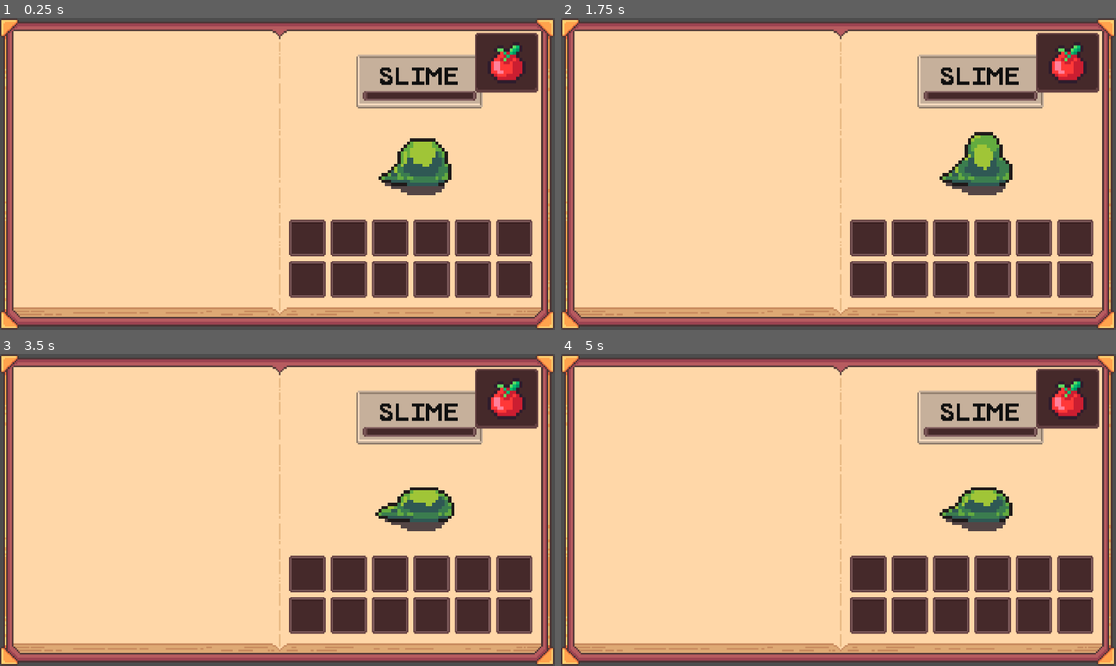
Above: before the commit, frames 1-4 (two rows, left to right).
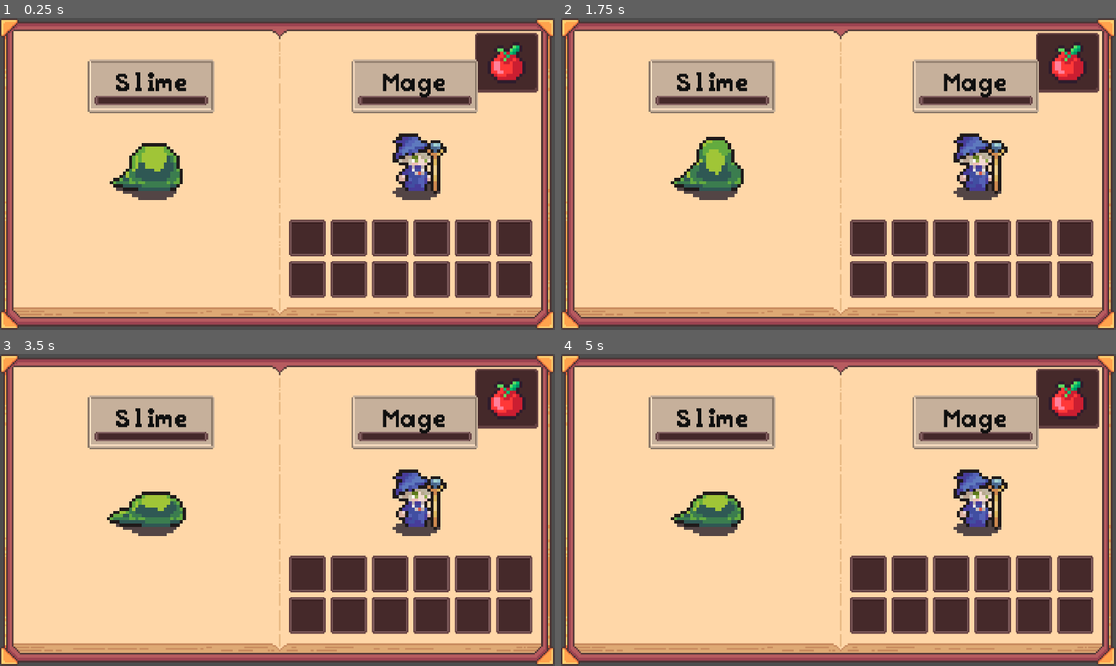
Above: after the commit, the same moments.

Repository: Blortlett/GodotIdle
Game: Godot game, scene res://Scenes/GuiNode.tscn
The game is run twice, just before and just after one commit, with the same random seed, the same clock (stepped at 60 frames per second) and the same inputs.
Inputs (mouse positions are in pixels of both pictures, inside the frame that each line leads up to):
- Up to frame 1 (0.25 s): no input
- Up to frame 2 (1.75 s): click (1066, 61) at 0.5 s; click (1066, 61) at 1.25 s
- Up to frame 3 (3.5 s): click (505, 397) at 2 s
- Up to frame 4 (5 s): no input

The runs differ from the first frame. In frame 1, 10% of the frame differs, in the area x 15-87%, y 11-59%; in frame 2, 10%; in frame 3, 9.8%; in frame 4, 9.6%.

Commit message:
Added a character registry, can add active player&enemy characters

Diff:
--- /dev/null
+++ b/Character/Characters/rMage.tres
@@ -0,0 +1,17 @@
+[gd_resource type="Resource" script_class="Character" load_steps=3 format=3 uid="uid://croc7fprjc5ic"]
+
+[ext_resource type="SpriteFrames" uid="uid://p1na7ynjh28j" path="res://Character/Sprites/GoodGuys/sprfMage.tres" id="1_crnpi"]
+[ext_resource type="Script" uid="uid://dhdrxna4ooxij" path="res://Character/scrCharacter.gd" id="2_y6vo5"]
+
+[resource]
+script = ExtResource("2_y6vo5")
+Name = "Mage"
+Alliance = 0
+Sprite = ExtResource("1_crnpi")
+Health = 80.0
+Damage = 2.0
+MagicDamage = 12.0
+Defense = 2.0
+MagicDefense = 10.0
+AttackSpeed = 1.5
+metadata/_custom_type_script = "uid://dhdrxna4ooxij"
--- /dev/null
+++ b/Character/Characters/rOrc.tres
@@ -0,0 +1,17 @@
+[gd_resource type="Resource" script_class="Character" load_steps=3 format=3 uid="uid://swafbebokb5g"]
+
+[ext_resource type="SpriteFrames" uid="uid://d083ct0xwgi6" path="res://Character/Sprites/BadGuys/sprfOrc.tres" id="1_4q431"]
+[ext_resource type="Script" uid="uid://dhdrxna4ooxij" path="res://Character/scrCharacter.gd" id="2_cktqm"]
+
+[resource]
+script = ExtResource("2_cktqm")
+Name = "Orc"
+Alliance = 1
+Sprite = ExtResource("1_4q431")
+Health = 150.0
+Damage = 19.0
+MagicDamage = 0.0
+Defense = 8.0
+MagicDefense = 0.0
+AttackSpeed = 1.1
+metadata/_custom_type_script = "uid://dhdrxna4ooxij"
--- /dev/null
+++ b/Character/Characters/rRanger.tres
@@ -0,0 +1,17 @@
+[gd_resource type="Resource" script_class="Character" load_steps=3 format=3 uid="uid://dg3s05hoirm13"]
+
+[ext_resource type="SpriteFrames" uid="uid://bqcrmjx5wggrq" path="res://Character/Sprites/GoodGuys/sprfRanger.tres" id="1_r4blx"]
+[ext_resource type="Script" uid="uid://dhdrxna4ooxij" path="res://Character/scrCharacter.gd" id="2_rnd26"]
+
+[resource]
+script = ExtResource("2_rnd26")
+Name = "Ranger"
+Alliance = 0
+Sprite = ExtResource("1_r4blx")
+Health = 80.0
+Damage = 7.0
+MagicDamage = 4.0
+Defense = 4.0
+MagicDefense = 4.0
+AttackSpeed = 0.8
+metadata/_custom_type_script = "uid://dhdrxna4ooxij"
--- /dev/null
+++ b/Character/Characters/rSkeleton.tres
@@ -0,0 +1,17 @@
+[gd_resource type="Resource" script_class="Character" load_steps=3 format=3 uid="uid://bpgn4u4gf56w"]
+
+[ext_resource type="SpriteFrames" uid="uid://77nb86i1fech" path="res://Character/Sprites/BadGuys/sprfSkeleton.tres" id="1_hj4dg"]
+[ext_resource type="Script" uid="uid://dhdrxna4ooxij" path="res://Character/scrCharacter.gd" id="2_vbpxy"]
+
+[resource]
+script = ExtResource("2_vbpxy")
+Name = "Skeleton"
+Alliance = 1
+Sprite = ExtResource("1_hj4dg")
+Health = 80.0
+Damage = 12.0
+MagicDamage = 4.0
+Defense = 4.0
+MagicDefense = 2.0
+AttackSpeed = 1.4
+metadata/_custom_type_script = "uid://dhdrxna4ooxij"
--- /dev/null
+++ b/Character/Characters/rSlime.tres
@@ -0,0 +1,17 @@
+[gd_resource type="Resource" script_class="Character" load_steps=3 format=3 uid="uid://bhdvldq5o1m0l"]
+
+[ext_resource type="SpriteFrames" uid="uid://ck6sjg3apgjg1" path="res://Character/Sprites/BadGuys/sprfSlime.tres" id="1_6jh3b"]
+[ext_resource type="Script" uid="uid://dhdrxna4ooxij" path="res://Character/scrCharacter.gd" id="2_uoh5h"]
+
+[resource]
+script = ExtResource("2_uoh5h")
+Name = "Slime"
+Alliance = 1
+Sprite = ExtResource("1_6jh3b")
+Health = 30.0
+Damage = 4.0
+MagicDamage = 4.0
+Defense = 1.0
+MagicDefense = 2.0
+AttackSpeed = 1.3
+metadata/_custom_type_script = "uid://dhdrxna4ooxij"
--- /dev/null
+++ b/Character/Characters/rWarrior.tres
@@ -0,0 +1,17 @@
+[gd_resource type="Resource" script_class="Character" load_steps=3 format=3 uid="uid://ckcfd0biiasvc"]
+
+[ext_resource type="SpriteFrames" uid="uid://cfnav5y7dpyq4" path="res://Character/Sprites/GoodGuys/sprfWarrior.tres" id="1_fggq8"]
+[ext_resource type="Script" uid="uid://dhdrxna4ooxij" path="res://Character/scrCharacter.gd" id="2_qd3sn"]
+
+[resource]
+script = ExtResource("2_qd3sn")
+Name = "Warrior"
+Alliance = 0
+Sprite = ExtResource("1_fggq8")
+Health = 110.0
+Damage = 9.0
+MagicDamage = 0.0
+Defense = 11.0
+MagicDefense = 0.0
+AttackSpeed = 0.9
+metadata/_custom_type_script = "uid://dhdrxna4ooxij"
--- a/Character/UI/scrCharacterDisplayUI.gd
+++ b/Character/UI/scrCharacterDisplayUI.gd
@@ -1,5 +1,17 @@
-extends Node
+extends Control
 
-@export var mDisplaySprite: AnimatedSprite2D;
+class_name CharacterDisplay;
 
-func SetDisplaySprite()
+var IsDisplaying: bool = false;
+var CurrentCharacter: Character;
+
+@export var CreatureSpriteDisplay: Control;
+@export var CreatureInfoPanel: Control;
+@export var DisplaySprite: AnimatedSprite2D;
+@export var CreatureNameDisplay: Label;
+
+
+func SetCharacter(_Character: Character) -> void:
+	CurrentCharacter = _Character;
+	DisplaySprite.sprite_frames = _Character.Sprite;
+	CreatureNameDisplay.text = _Character.Name;
--- a/Character/scrCharacter.gd
+++ b/Character/scrCharacter.gd
@@ -1,83 +1,29 @@
-extends Node
+extends Resource
 
 class_name Character
-
-enum Faction
+enum AllianceType
 {
-	ALLIANCE,
-	HORDE
+	Alliance,
+	Horde
 }
 
-enum CharacterType
-{
-	WARRIOR,
-	ROGUE,
-	MAGE
-}
+# Name and Descriptions
+@export var Name: String = "";
+@export var Alliance: AllianceType;
+@export var Sprite: SpriteFrames;
 
-var mHP: float;
-var mAttackDmg: float;
-var mMagicAttackDmg: float;
-var mDefense: float;
-var mMagicDefense: float;
-var mSprite: SpriteFrames;
-var mCharacterType: CharacterType;
-var mFaction: Faction;
 
-# -= Heroes =-
+@export var Health: float;
+@export var Damage: float;
+@export var MagicDamage: float;
+@export var Defense: float;
+@export var MagicDefense: float;
+@export var AttackSpeed : float;
 
-class Warrior extends Character:
-		func _ready():
-			mHP = 100;
-			mAttackDmg = 13;
-			mMagicAttackDmg = 0;
-			mDefense = 8;
-			mMagicDefense = 3;
-			mSprite = load("res://Character/Sprites/GoodGuys/sprfWarrior.tres") as SpriteFrames;
-			mCharacterType = CharacterType.WARRIOR;
-			mFaction = Faction.ALLIANCE;
+var CharacterID: int;
+var CurrentHealth: float;
 
-class Ranger extends Character:
-		func _ready():
-			mHP = 80;
-			mAttackDmg = 8;
-			mMagicAttackDmg = 5;
-			mDefense = 5;
-			mMagicDefense = 4;
-			mSprite = load("res://Character/Sprites/GoodGuys/sprfRanger.tres") as SpriteFrames;
-			mCharacterType = CharacterType.ROGUE;
-			mFaction = Faction.ALLIANCE;
 
-class Mage extends Character:
-	func _ready():
-		mHP = 70;
-		mAttackDmg = 2;
-		mMagicAttackDmg = 20;
-		mDefense = 2;
-		mMagicDefense = 14;
-		mSprite = load("res://Character/Sprites/GoodGuys/sprfMage.tres") as SpriteFrames;
-		mCharacterType = CharacterType.MAGE;
-		mFaction = Faction.ALLIANCE;
-
-# -= Enemies =-
-class Orc extends  Character:
-	func _ready() -> void:
-		mHP = 120;
-		mAttackDmg = 8;
-		mMagicAttackDmg = 0;
-		mDefense = 6;
-		mMagicDefense = 2;
-		mSprite = load("res://Character/Sprites/BadGuys/sprfOrc.tres") as SpriteFrames;
-		mCharacterType = CharacterType.WARRIOR;
-		mFaction = Faction.HORDE;
-
-class Slime extends  Character:
-	func _ready() -> void:
-		mHP = 40;
-		mAttackDmg = 4;
-		mMagicAttackDmg = 4;
-		mDefense = 3;
-		mMagicDefense = 3;
-		mSprite = load("res://Character/Sprites/BadGuys/sprfSlime.tres") as SpriteFrames;
-		mCharacterType = CharacterType.WARRIOR;
-		mFaction = Faction.HORDE;
+func InitCharacter() -> void:
+	CurrentHealth = Health;
+	print_debug(Name + " ready to go. Health: " + str(CurrentHealth));
--- a/Inventory/Items/apple.tres
+++ b/Inventory/Items/apple.tres
@@ -1,6 +1,6 @@
 [gd_resource type="Resource" script_class="InvItem" load_steps=3 format=3 uid="uid://b1hc8degw40i8"]
 
-[ext_resource type="Script" uid="uid://c7op3b5r7t54q" path="res://Inventory/Items/scrInventoryItem.gd" id="1_dop0b"]
+[ext_resource type="Script" uid="uid://c7op3b5r7t54q" path="res://Inventory/Scripts/scrInventoryItem.gd" id="1_dop0b"]
 [ext_resource type="Texture2D" uid="uid://b2xvxvatdu37y" path="res://Art/Items/ItemAtlas.tres" id="2_b1j0l"]
 
 [resource]
--- a/Inventory/Items/scrInventoryItem.gd
+++ b/Inventory/Scripts/scrInventoryItem.gd
@@ -1,6 +1,6 @@
 extends Resource
 
-class_name InvItem;
+class_name InvItem
 
 @export var name: String = "";
 @export var texture: Texture2D;
--- a/Inventory/UI/InventoryUI/nInventoryUI.tscn
+++ b/Inventory/UI/InventoryUI/nInventoryUI.tscn
@@ -51,13 +51,6 @@
 anchor_bottom = 1.0
 grow_horizontal = 2
 grow_vertical = 2
-
-[node name="ActionUI" parent="BookRightPageSprite/CharacterUI" instance=ExtResource("8_20xsb")]
-layout_mode = 1
-offset_left = 25.0
-offset_top = 13.4146
-offset_right = -15.0
-offset_bottom = -26.5854
 
 [node name="InventoryGrid" type="GridContainer" parent="BookRightPageSprite/CharacterUI"]
 layout_mode = 1
@@ -125,6 +118,12 @@
 grow_horizontal = 1
 grow_vertical = 1
 
+[node name="CharacterDisplay" parent="BookRightPageSprite/CharacterUI" instance=ExtResource("8_20xsb")]
+offset_left = 86.0
+offset_top = 88.0
+offset_right = 126.0
+offset_bottom = 128.0
+
 [node name="BookLeftPageSprite" type="NinePatchRect" parent="."]
 texture_filter = 1
 layout_mode = 0
@@ -140,12 +139,11 @@
 patch_margin_bottom = 13
 axis_stretch_vertical = 1
 
-[node name="ActionUI" parent="BookLeftPageSprite" instance=ExtResource("8_20xsb")]
-visible = false
+[node name="DestinationMenuUI" parent="BookLeftPageSprite" instance=ExtResource("9_sfvvv")]
 layout_mode = 1
-offset_left = 87.5
-offset_top = 85.061
-offset_right = -81.4999
-offset_bottom = -97.939
 
-[node name="DestinationMenuUI" parent="BookLeftPageSprite" instance=ExtResource("9_sfvvv")]
+[node name="CharacterDisplay" parent="BookLeftPageSprite" instance=ExtResource("8_20xsb")]
+offset_left = 87.805
+offset_top = 88.0
+offset_right = 127.805
+offset_bottom = 128.0
--- a/Inventory/UI/InventoryUI/scrINV_UI.gd
+++ b/Inventory/UI/InventoryUI/scrINV_UI.gd
@@ -1,7 +1,11 @@
 extends Control;
+
+class_name InventoryUI;
 
 @onready var inv: Inv = preload("res://Inventory/PlayerInventory.tres");
 @onready var slots: Array = $BookRightPageSprite/CharacterUI/InventoryGrid.get_children();
+@onready var PlayerDisplay: CharacterDisplay = $BookRightPageSprite/CharacterUI/CharacterDisplay;
+@onready var EnemyDisplay: CharacterDisplay = $BookLeftPageSprite/CharacterDisplay;
 
 var isOpen = false;
 
@@ -24,3 +28,12 @@
 
 func GetInventorty() -> Inv:
 	return inv;
+
+
+
+# -= Character Displays =-
+func SetPlayerUI(_Character: Character):
+	PlayerDisplay.SetCharacter(_Character);
+
+func SetEnemyUI(_Character: Character):
+	EnemyDisplay.SetCharacter(_Character);
--- a/Scenes/GuiNode.tscn
+++ b/Scenes/GuiNode.tscn
@@ -1,6 +1,10 @@
-[gd_scene load_steps=2 format=3 uid="uid://8vyvaxykm4g4"]
+[gd_scene load_steps=6 format=3 uid="uid://8vyvaxykm4g4"]
 
 [ext_resource type="PackedScene" uid="uid://b3bd2ccqkh00a" path="res://Inventory/UI/InventoryUI/nInventoryUI.tscn" id="1_x6p71"]
+[ext_resource type="Script" uid="uid://dlkijgainja7j" path="res://Scripts/scrCharacterRegister.gd" id="2_cbp6g"]
+[ext_resource type="Resource" uid="uid://croc7fprjc5ic" path="res://Character/Characters/rMage.tres" id="3_fhe0x"]
+[ext_resource type="Resource" uid="uid://bhdvldq5o1m0l" path="res://Character/Characters/rSlime.tres" id="4_idfla"]
+[ext_resource type="Script" uid="uid://dtbqlt8shj24b" path="res://Scripts/scrCombatManager.gd" id="5_idfla"]
 
 [node name="Node" type="Node"]
 
@@ -11,3 +15,13 @@
 offset_bottom = -283.0
 
 [node name="Camera2D" type="Camera2D" parent="."]
+
+[node name="CharacterRegister" type="Node" parent="."]
+script = ExtResource("2_cbp6g")
+mActiveCharacter = ExtResource("3_fhe0x")
+mActiveEnemyCharacter = ExtResource("4_idfla")
+metadata/_custom_type_script = "uid://dlkijgainja7j"
+
+[node name="CombatManager" type="Node" parent="."]
+script = ExtResource("5_idfla")
+metadata/_custom_type_script = "uid://dtbqlt8shj24b"
--- a/Scripts/scrCharacterRegister.gd
+++ b/Scripts/scrCharacterRegister.gd
@@ -2,11 +2,14 @@
 
 class_name CharacterRegister
 
-@export var mCharacterSlots: Array[Character];
-var mActiveCharacter: Character;
+@export var mActiveCharacter: Character;
+@export var mActiveEnemyCharacter: Character;
+
+@onready var mInventoryUI: InventoryUI = get_node("../InventoryUI");
+@onready var mCombatManager: CombatManager = get_node("../CombatManager");
 
 func _ready() -> void:
-	mCharacterSlots[0] = Character.Warrior.new();
-	mCharacterSlots[1] = Character.Ranger.new();
-	mCharacterSlots[2] = Character.Mage.new();
-	mActiveCharacter = mCharacterSlots[0];
+	mActiveCharacter.InitCharacter();
+	mActiveEnemyCharacter.InitCharacter();
+	mInventoryUI.SetPlayerUI(mActiveCharacter)
+	mInventoryUI.SetEnemyUI(mActiveEnemyCharacter)
--- a/Scripts/scrCombatManager.gd
+++ b/Scripts/scrCombatManager.gd
@@ -1 +1,38 @@
 extends Node
+
+class_name CombatManager;
+
+@onready var mCharacterRegister: CharacterRegister = $CharacterRegister;
+
+var IsCombatPossible: bool = false;
+var IsCombatActive: bool = false;
+
+var PlayerAttackTimer: float;
+var EnemyAttackTimer: float;
+
+func _process(delta):
+	if IsCombatActive:
+		PlayerAttackTimer -= delta
+		EnemyAttackTimer -= delta
+		if PlayerAttackTimer <= 0:
+			# Player attack here
+			ApplyAttackDamage(mCharacterRegister.mActiveCharacter, mCharacterRegister.mActiveEnemyCharacter)
+			# Reset Player attack timer
+			PlayerAttackTimer = mCharacterRegister.mActiveCharacter.AttackSpeed;
+		if EnemyAttackTimer <= 0:
+			#Enemy attack here
+			ApplyAttackDamage(mCharacterRegister.mActiveCharacter, mCharacterRegister.mActiveEnemyCharacter)
+			# Reset Enemy attack timer
+			EnemyAttackTimer = mCharacterRegister.mActiveEnemyCharacter.AttackSpeed;
+
+
+func ApplyAttackDamage(Attacker: Character, Defender: Character):
+	#Calculate Damage
+	var AttackDamage = Attacker.Damage - Defender.Defense;
+	var MagicDamage = Attacker.MagicDamage - Defender.MagicDefense;
+	#Apply Damage
+	if AttackDamage < 0:
+		Defender.CurrentHealth -= AttackDamage;
+	if MagicDamage < 0:
+		Defender.CurrentHealth -= MagicDamage;
+	#Check if defender is dead
--- a/Scripts/scrGameManager.gd
+++ b/Scripts/scrGameManager.gd
@@ -1 +1,3 @@
 extends Node
+
+class_name GameManager;
--- a/UI/ActionUI/nActionUI.tscn
+++ b/UI/ActionUI/nActionUI.tscn
@@ -1,23 +1,25 @@
-[gd_scene load_steps=6 format=3 uid="uid://bfgpar26yjdfd"]
+[gd_scene load_steps=7 format=3 uid="uid://c8aw6sgpiap08"]
 
 [ext_resource type="SpriteFrames" uid="uid://ck6sjg3apgjg1" path="res://Character/Sprites/BadGuys/sprfSlime.tres" id="1_qg7yw"]
 [ext_resource type="Texture2D" uid="uid://b3eswuyjyk6bx" path="res://Art/TravelBookUI/Sprites/UI_TravelBook_Frame01a.png" id="2_riiue"]
 [ext_resource type="Texture2D" uid="uid://c1tfg1qrmh5f" path="res://Art/TravelBookUI/Sprites/UI_TravelBook_Bar01a.png" id="3_cv8tj"]
 [ext_resource type="FontFile" uid="uid://bhkd6t2hvac7k" path="res://Art/Fonts/PeaberryBase.ttf" id="4_cv8tj"]
+[ext_resource type="Script" uid="uid://b8d1riuq4m3fn" path="res://Character/UI/scrCharacterDisplayUI.gd" id="5_f38va"]
 
 [sub_resource type="LabelSettings" id="LabelSettings_f38va"]
 font = ExtResource("4_cv8tj")
 
-[node name="ActionUI" type="Control"]
+[node name="CharacterDisplay" type="Control" node_paths=PackedStringArray("CreatureSpriteDisplay", "CreatureInfoPanel", "DisplaySprite", "CreatureNameDisplay")]
 layout_mode = 3
-anchors_preset = 15
-anchor_right = 1.0
-anchor_bottom = 1.0
-offset_right = -1152.0
-offset_bottom = -648.0
-grow_horizontal = 2
-grow_vertical = 2
-size_flags_vertical = 3
+anchors_preset = 0
+offset_right = 40.0
+offset_bottom = 40.0
+script = ExtResource("5_f38va")
+CreatureSpriteDisplay = NodePath("CreatureDisplay")
+CreatureInfoPanel = NodePath("CreatureInfoDisplay")
+DisplaySprite = NodePath("CreatureDisplay/AnimatedSprite2D")
+CreatureNameDisplay = NodePath("CreatureInfoDisplay/CreatureName")
+metadata/_custom_type_script = "uid://b8d1riuq4m3fn"
 
 [node name="CreatureDisplay" type="Control" parent="."]
 layout_mode = 1
@@ -26,6 +28,10 @@
 anchor_top = 0.5
 anchor_right = 0.5
 anchor_bottom = 0.5
+offset_left = -20.0
+offset_top = -20.0
+offset_right = -20.0
+offset_bottom = -20.0
 grow_horizontal = 2
 grow_vertical = 2
 
@@ -43,10 +49,9 @@
 anchor_top = 0.5
 anchor_right = 0.5
 anchor_bottom = 0.5
-offset_left = -20.0
-offset_top = -72.0
-offset_right = 20.0
-offset_bottom = -32.0
+offset_left = -40.0
+offset_top = -92.0
+offset_bottom = -52.0
 grow_horizontal = 2
 grow_vertical = 2
 
@@ -73,15 +78,11 @@
 [node name="NinePatchHealthbar" type="NinePatchRect" parent="CreatureInfoDisplay"]
 texture_filter = 1
 layout_mode = 1
-anchors_preset = 8
-anchor_left = 0.5
-anchor_top = 0.5
-anchor_right = 0.5
-anchor_bottom = 0.5
-offset_left = -36.0
-offset_top = 6.0
-offset_right = 36.0
-offset_bottom = 12.0
+anchors_preset = -1
+anchor_left = -0.4
+anchor_top = 0.65
+anchor_right = 1.4
+anchor_bottom = 0.8
 grow_horizontal = 2
 grow_vertical = 2
 texture = ExtResource("3_cv8tj")
@@ -100,9 +101,9 @@
 anchor_right = 0.5
 anchor_bottom = 0.5
 offset_left = -35.0
-offset_top = -13.0
+offset_top = -12.0
 offset_right = 35.0
-offset_bottom = 10.0
+offset_bottom = 11.0
 grow_horizontal = 2
 grow_vertical = 2
 text = "SLIME"
--- /dev/null
+++ b/UI/ButtonUI/nButtonUI.tscn
@@ -0,0 +1,47 @@
+[gd_scene load_steps=4 format=3 uid="uid://cw6wtuw8h4nqc"]
+
+[ext_resource type="Texture2D" uid="uid://kqhn0hwcpnid" path="res://Art/TravelBookUI/AnimatedSprites/Button/UI_TravelBook_Button01a_4.png" id="1_ixhkc"]
+[ext_resource type="FontFile" uid="uid://bhkd6t2hvac7k" path="res://Art/Fonts/PeaberryBase.ttf" id="2_6hh5t"]
+
+[sub_resource type="LabelSettings" id="LabelSettings_4moh0"]
+font = ExtResource("2_6hh5t")
+
+[node name="Button" type="Button"]
+anchors_preset = 8
+anchor_left = 0.5
+anchor_top = 0.5
+anchor_right = 0.5
+anchor_bottom = 0.5
+offset_left = -4.0
+offset_top = -4.0
+offset_right = 4.0
+offset_bottom = 4.0
+grow_horizontal = 2
+grow_vertical = 2
+
+[node name="ButtonGFX" type="NinePatchRect" parent="."]
+texture_filter = 1
+layout_mode = 1
+anchors_preset = 15
+anchor_right = 1.0
+anchor_bottom = 1.0
+grow_horizontal = 2
+grow_vertical = 2
+texture = ExtResource("1_ixhkc")
+patch_margin_left = 5
+patch_margin_top = 5
+patch_margin_right = 5
+patch_margin_bottom = 5
+
+[node name="Label" type="Label" parent="."]
+texture_filter = 1
+layout_mode = 1
+anchors_preset = 15
+anchor_right = 1.0
+anchor_bottom = 1.0
+grow_horizontal = 2
+grow_vertical = 2
+text = "Sunny Meadow"
+label_settings = SubResource("LabelSettings_4moh0")
+horizontal_alignment = 1
+vertical_alignment = 1
--- a/UI/DestinationMenuUI/nDestinationMenuUI.tscn
+++ b/UI/DestinationMenuUI/nDestinationMenuUI.tscn
@@ -1,4 +1,6 @@
-[gd_scene format=3 uid="uid://2nnh4f80nnll"]
+[gd_scene load_steps=2 format=3 uid="uid://2nnh4f80nnll"]
+
+[ext_resource type="PackedScene" uid="uid://cw6wtuw8h4nqc" path="res://UI/ButtonUI/nButtonUI.tscn" id="1_qbhu4"]
 
 [node name="DestinationMenuUI" type="Control"]
 layout_mode = 3
@@ -7,5 +9,33 @@
 anchor_top = 0.5
 anchor_right = 0.5
 anchor_bottom = 0.5
+offset_left = -576.0
+offset_top = -324.0
+offset_right = -576.0
+offset_bottom = -324.0
 grow_horizontal = 2
 grow_vertical = 2
+
+[node name="ButtonSunnyMeadow" parent="." instance=ExtResource("1_qbhu4")]
+self_modulate = Color(1, 1, 1, 0)
+layout_mode = 1
+offset_left = -62.0
+offset_top = -40.0
+offset_right = 62.0
+offset_bottom = -14.0
+
+[node name="ButtonCanyons" parent="." instance=ExtResource("1_qbhu4")]
+self_modulate = Color(1, 1, 1, 0)
+layout_mode = 1
+offset_left = -62.0
+offset_top = 0.0
+offset_right = 62.0
+offset_bottom = 26.0
+
+[node name="ButtonNightFields" parent="." instance=ExtResource("1_qbhu4")]
+self_modulate = Color(1, 1, 1, 0)
+layout_mode = 1
+offset_left = -62.0
+offset_top = 40.0
+offset_right = 62.0
+offset_bottom = 66.0
--- /dev/null
+++ b/UI/DestinationMenuUI/scrDestinationMenuUI.gd
@@ -0,0 +1 @@
+extends Node
Renamed: Inventory/Items/scrInventoryItem.gd.uid -> Inventory/Scripts/scrInventoryItem.gd.uid
Not shown: 1 places in Inventory/UI/InventoryUI/nInventoryUI.tscn that only renumber resources
Not shown, added: UI/DestinationMenuUI/scrDestinationMenuUI.gd.uid
